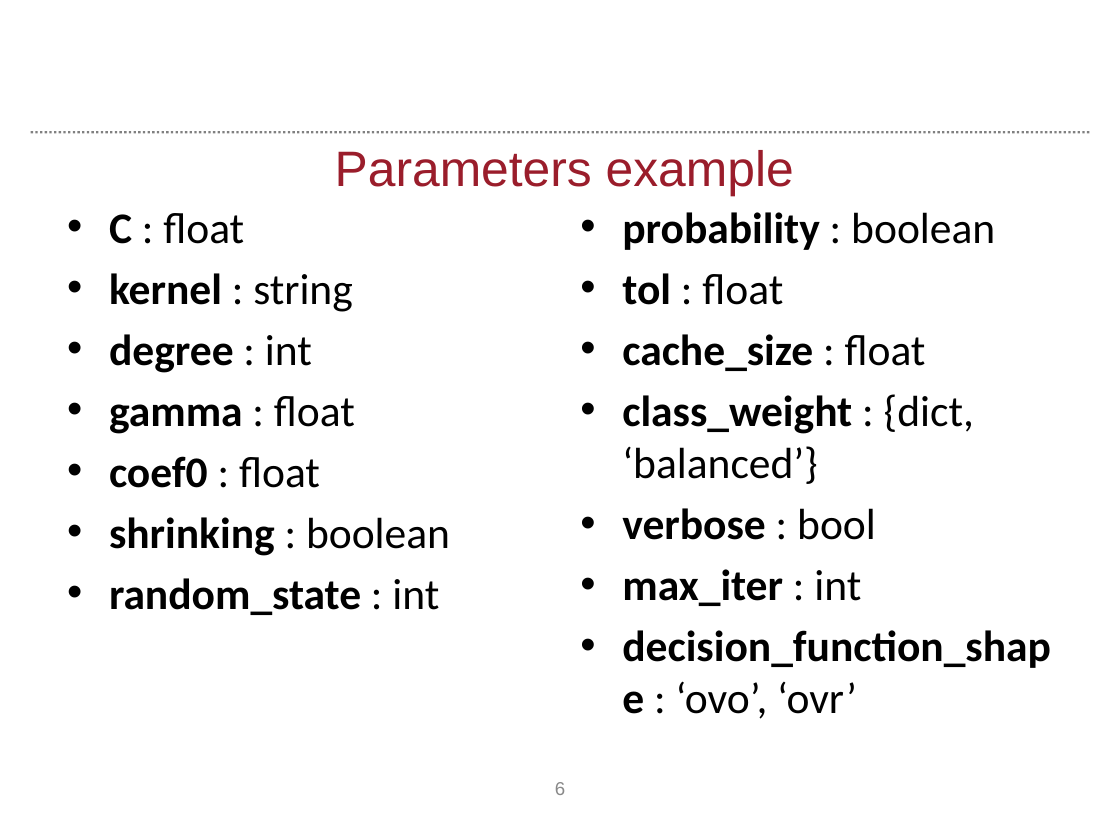
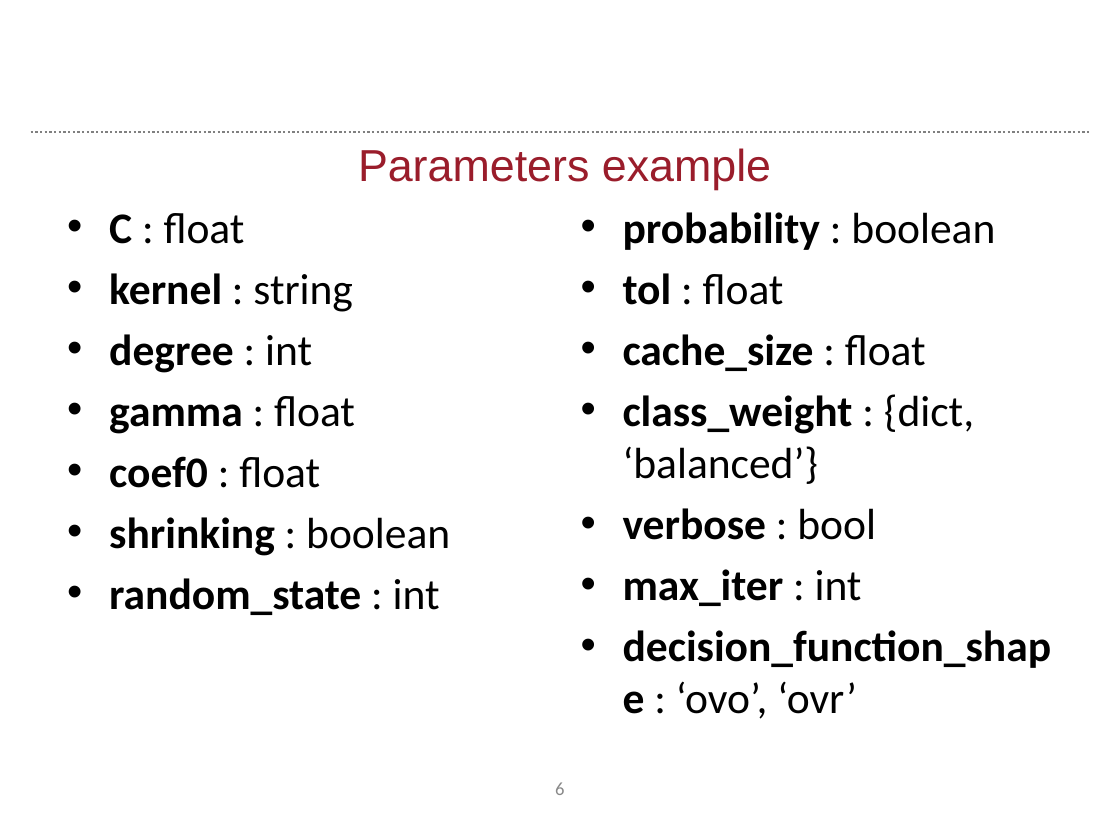
Before and after one commit to raylite/autosynthesis, a slide deck: slide 6 of session_6/autosynthesis_session6.pptx. Drawn at 1120x840 pixels with LibreOffice and Linux fonts; fonts in the diff are those of the drawing; background and template pictures are left out. Boxes give left, top, right and bottom in pixels: in the first picture for what was removed or moved away, otherwise in the second. Text is boxed around its words. In the diff, an @@ line names an element or a change of style, - is before the commit and + after.

```diff
--- a/session_6/autosynthesis_session6.pptx
+++ b/session_6/autosynthesis_session6.pptx
@@ text "Parameters example" at (358, 148, 771, 190): size 32 to 28.8 pt @@
@@ text "probability : boolean" at (623, 212, 1052, 719): indent changed @@
@@ page number at (555, 782, 564, 795): font Arial to Calibri @@
```
Also in this commit, not shown: 7 other slides changed, 1 slide added.
